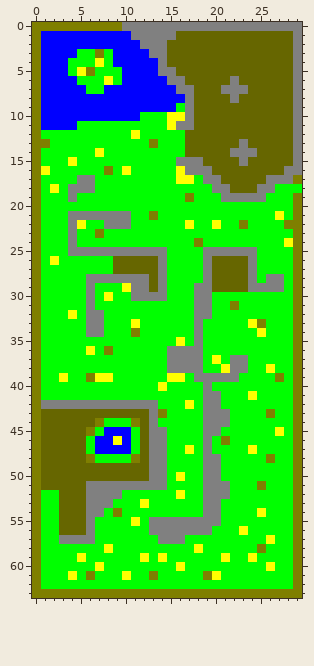
Pixel-art sprite, stored at res/Levels/spawn1.png. Above is the file before it was changed.
The file is 30x64 pixels.
After:
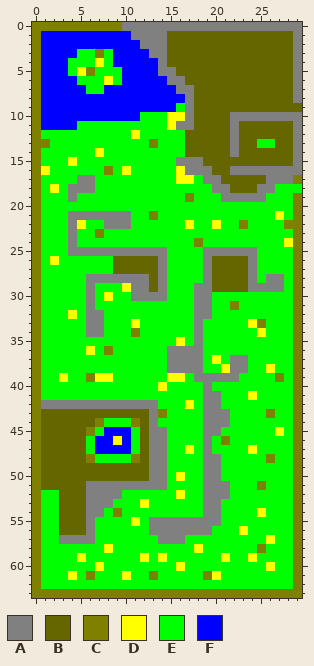
Palette (. is transparent): A #808080  B #666600  C #7f7f00  D #ffff00  E #00ff00  F #0000ff
Difference:
Changed rows in their new state; - is an unchanged pixel.
first column x 15:
 1 B
first column x 21:
 6 -B-------
 7 BBB------
 8 -B-------
 9 --------B
10 -AAAAAAA-
11 -A-------
12 -A-------
13 -AB-EE---
14 --BB-----
15 --B------
16 -AAAAAA--
